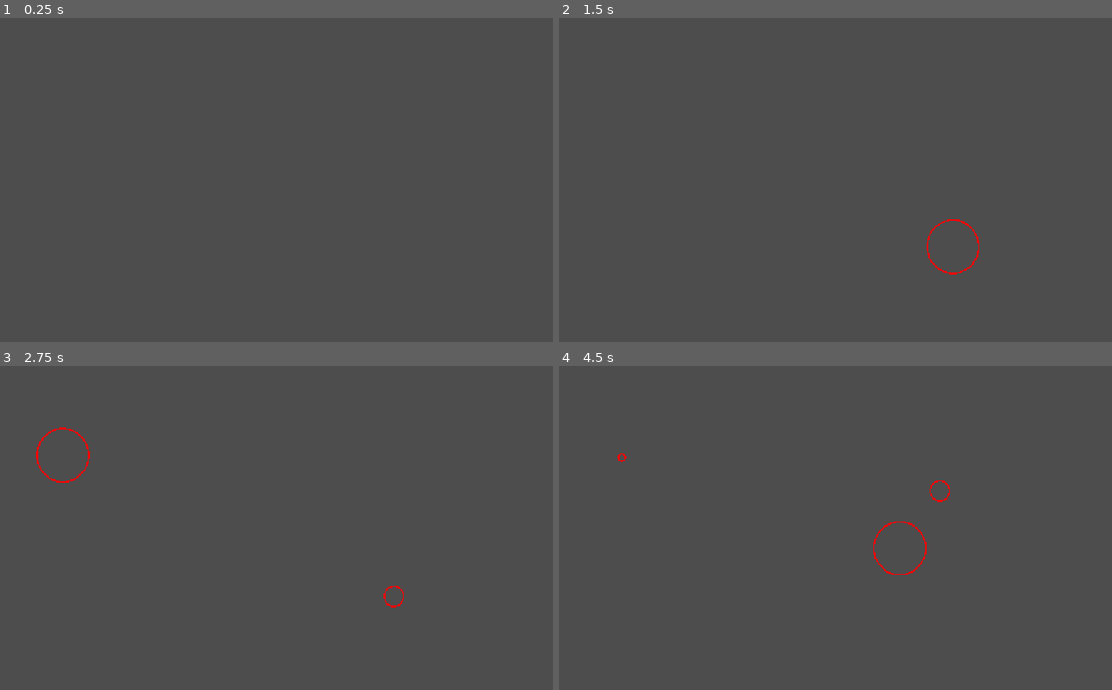
Above: before the commit, frames 1-4 (two rows, left to right).
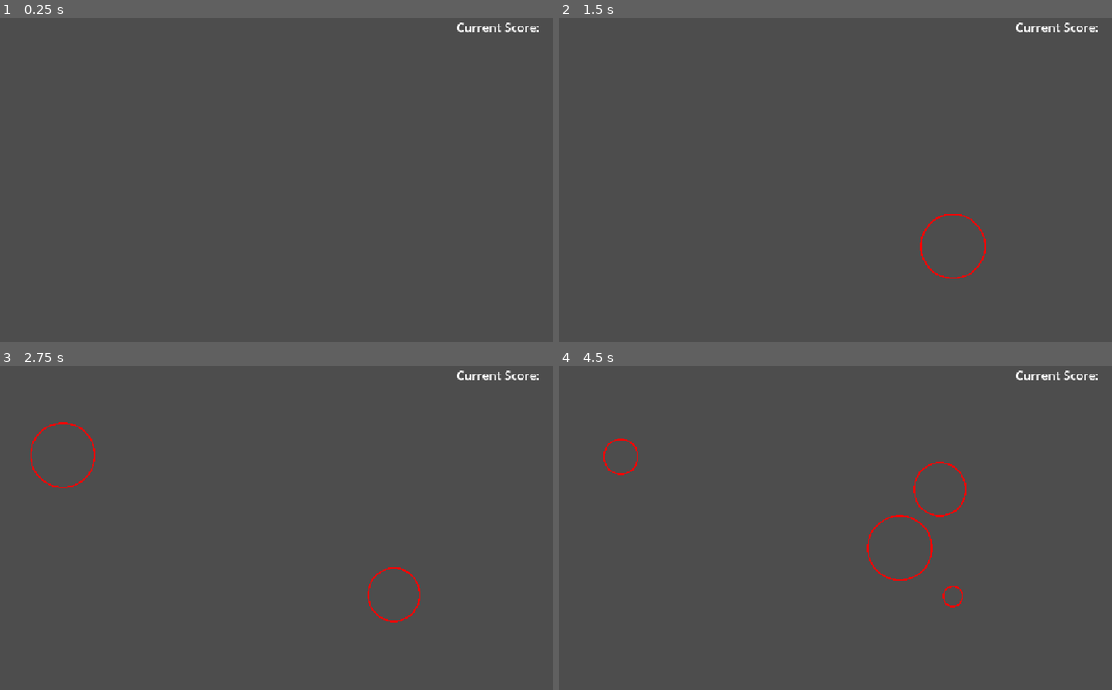
Above: after the commit, the same moments.

Repository: A-Random-Panda/Cataclysmic-Bonsai
Game: Godot game, scene res://music minigame/music.tscn
Same seed, same stepped clock (60 frames per second), same inputs: the game is played once before the commit and once after it. This scene is started directly instead of the project's main scene.
Inputs (mouse positions are in pixels of both pictures, inside the frame that each line leads up to):
- Up to frame 1 (0.25 s): no input
- Up to frame 2 (1.5 s): tap Enter at 0.5 s; move the mouse to (946, 160) at 0.52 s; hold D (right) 0.53-1.28 s; tap Q (drop) at 0.6, 1.35 s; tap Space at 1.25 s; move the mouse to (691, 196) at 1.27 s; hold Down (down) from 1.28 s (still down)
- Up to frame 3 (2.75 s): move the mouse to (315, 453) at 2.02 s; release Down (down) at 2.03 s; hold D (right) from 2.03 s (still down); tap Q (drop) at 2.1 s
- Up to frame 4 (4.5 s): tap Enter at 2.75 s; move the mouse to (780, 592) at 2.77 s; release D (right) at 2.78 s; hold W (up) 2.78-3.53 s; tap Q (drop) at 2.85, 3.6, 4.35 s; move the mouse to (990, 576) at 3.52 s; hold A (left) from 3.53 s (still down); move the mouse to (630, 476) at 4.27 s

The runs differ from the first frame. In frame 1, 0.2% of the frame differs, in the area x 82-98%, y 1-5%; in frame 2, 0.5%; in frame 3, 0.7%; in frame 4, 0.8%, in the area x 8-98%, y 1-75%.

Commit message:
music minigame finished (no integration with main scene yet)

Diff:
--- a/music minigame/music.gd
+++ b/music minigame/music.gd
@@ -4,6 +4,10 @@
 @onready var notes_animation: PackedScene = preload("res://music minigame/notes.tscn")
 var timer: float = 0
 var notes_list: Array = []
+var score: int = 0
+var animation_timer: float = 0
+var audio_list: Array = []
+var audio_index: int = 0
 
 func random_spawnpoint(p1: Vector2, p2:Vector2) -> Vector2:
 	var x_value: float = randf_range(p1.x,p2.x)
@@ -12,21 +16,38 @@
 	return(random_point)
 # Called when the node enters the scene tree for the first time.
 func _ready() -> void:
-	pass # Replace with function body.
-
+	audio_list = [$C1, $D, $E, $F, $G, $A, $B, $C2]
 
 # Called every frame. 'delta' is the elapsed time since the previous frame.
 func _process(delta: float) -> void:
 	timer += delta
-	if timer > 1:
+	animation_timer += delta
+	if (timer > 1 and animation_timer < 5 ) or (timer > 0.7 and animation_timer >= 5 and animation_timer < 13) or (timer > 0.3 and animation_timer >= 13 and animation_timer < 20):
 		spawn_notes()
-		print ("hi")
 		timer = 0
-	for i in notes_list:
-		var animated_sprite: AnimatedSprite2D = i.get_node("AnimatedSprite2D")
-		if not animated_sprite.is_playing():
-			notes_list.erase(i)
-			i.queue_free()
+	if len(notes_list) > 0 :
+		for i in notes_list:
+			var animated_sprite: AnimatedSprite2D = i.get_node("AnimatedSprite2D")
+			if not animated_sprite.is_playing():
+				score -= 1
+				$Label.text = ("Curent score " + str(score))
+				notes_list.erase(i)
+				i.queue_free()
+			if animation_timer > 5:
+				animated_sprite.sprite_frames.set_animation_speed("default",5)
+			if animation_timer > 15:
+				animated_sprite.sprite_frames.set_animation_speed("default",8)
+
+func _on_mouse_entered(note: Node2D) -> void:
+	score += 1
+	if audio_index == 8:
+		audio_index = 0
+	audio_list[audio_index].play()
+	audio_index += 1
+	$Label.text = ("Curent score " + str(score))
+	notes_list.erase(note)
+	note.queue_free()
+
 
 
 
@@ -36,3 +57,5 @@
 	var spawn_location: Vector2 = random_spawnpoint(corner_1, corner_2)
 	notes.set_position(spawn_location)
 	notes_list.append(notes)
+	var area2d: Area2D = notes.get_node("AnimatedSprite2D/Area2D")
+	area2d.mouse_entered.connect(_on_mouse_entered.bind(notes))
--- a/music minigame/music.tscn
+++ b/music minigame/music.tscn
@@ -1,6 +1,46 @@
 [gd_scene format=3 uid="uid://b1lf7lnigspiw"]
 
 [ext_resource type="Script" uid="uid://dwbu4k7qc5thb" path="res://music minigame/music.gd" id="1_xhx16"]
+[ext_resource type="AudioStream" uid="uid://dytnhbakujstd" path="res://assets/sounds/C.ogg" id="2_h7ajh"]
+[ext_resource type="AudioStream" uid="uid://cdi46cxd2ntnp" path="res://assets/sounds/D.ogg" id="3_pq6pi"]
+[ext_resource type="AudioStream" uid="uid://higg5hnd4ldk" path="res://assets/sounds/E.ogg" id="4_0rbk5"]
+[ext_resource type="AudioStream" uid="uid://ct5nshprjyprn" path="res://assets/sounds/F.ogg" id="5_vs14l"]
+[ext_resource type="AudioStream" uid="uid://b2ywpm8nouuqd" path="res://assets/sounds/G.ogg" id="6_5j1ya"]
+[ext_resource type="AudioStream" uid="uid://bb06iga7h1tgf" path="res://assets/sounds/A.ogg" id="7_0bngy"]
+[ext_resource type="AudioStream" uid="uid://cgqmqtv5u26r3" path="res://assets/sounds/B.ogg" id="8_nbd8f"]
+[ext_resource type="AudioStream" uid="uid://chr2bbr7btepk" path="res://assets/sounds/C2.ogg" id="9_5ajmt"]
 
 [node name="Music" type="Node2D" unique_id=485553916]
 script = ExtResource("1_xhx16")
+
+[node name="Label" type="Label" parent="." unique_id=194916241]
+offset_left = 967.0
+offset_top = 18.0
+offset_right = 1118.0
+offset_bottom = 48.0
+theme_override_font_sizes/font_size = 23
+text = "Current Score: "
+
+[node name="C1" type="AudioStreamPlayer2D" parent="." unique_id=1156187132]
+stream = ExtResource("2_h7ajh")
+
+[node name="D" type="AudioStreamPlayer2D" parent="." unique_id=551199318]
+stream = ExtResource("3_pq6pi")
+
+[node name="E" type="AudioStreamPlayer2D" parent="." unique_id=1237470813]
+stream = ExtResource("4_0rbk5")
+
+[node name="F" type="AudioStreamPlayer2D" parent="." unique_id=1417256625]
+stream = ExtResource("5_vs14l")
+
+[node name="G" type="AudioStreamPlayer2D" parent="." unique_id=1315446238]
+stream = ExtResource("6_5j1ya")
+
+[node name="A" type="AudioStreamPlayer2D" parent="." unique_id=386797076]
+stream = ExtResource("7_0bngy")
+
+[node name="B" type="AudioStreamPlayer2D" parent="." unique_id=1686736778]
+stream = ExtResource("8_nbd8f")
+
+[node name="C2" type="AudioStreamPlayer2D" parent="." unique_id=283141193]
+stream = ExtResource("9_5ajmt")
--- /dev/null
+++ b/music minigame/notes.gd
@@ -0,0 +1,20 @@
+extends Node2D
+
+
+
+
+# Called when the node enters the scene tree for the first time.
+func _ready() -> void:
+	$AnimatedSprite2D/Area2D/CollisionShape2D.shape = $AnimatedSprite2D/Area2D/CollisionShape2D.shape.duplicate()
+
+
+# Called every frame. 'delta' is the elapsed time since the previous frame.
+func _process(delta: float) -> void:
+	if $AnimatedSprite2D.frame == 2:
+		$AnimatedSprite2D/Area2D/CollisionShape2D.shape.radius = 35
+	elif $AnimatedSprite2D.frame == 3:
+		$AnimatedSprite2D/Area2D/CollisionShape2D.shape.radius = 25
+	elif $AnimatedSprite2D.frame == 4:
+		$AnimatedSprite2D/Area2D/CollisionShape2D.shape.radius = 10
+	elif $AnimatedSprite2D.frame == 5:
+		$AnimatedSprite2D/Area2D/CollisionShape2D.shape.radius = 1
--- a/music minigame/notes.tscn
+++ b/music minigame/notes.tscn
@@ -1,5 +1,6 @@
 [gd_scene format=3 uid="uid://cdp4w7nqll4o5"]
 
+[ext_resource type="Script" uid="uid://b5670bb0onhou" path="res://music minigame/notes.gd" id="1_2a25p"]
 [ext_resource type="Texture2D" uid="uid://oyry7waxk5ca" path="res://assets/New Piskel (7).png" id="1_7hqtv"]
 
 [sub_resource type="AtlasTexture" id="AtlasTexture_7cwte"]
@@ -42,11 +43,20 @@
 }],
 "loop": 0,
 "name": &"default",
-"speed": 2.0
+"speed": 1.0
 }]
 
+[sub_resource type="CircleShape2D" id="CircleShape2D_vemod"]
+radius = 61.03278
+
 [node name="Notes" type="Node2D" unique_id=567616073]
+script = ExtResource("1_2a25p")
 
 [node name="AnimatedSprite2D" type="AnimatedSprite2D" parent="." unique_id=1318951457]
 sprite_frames = SubResource("SpriteFrames_vemod")
 autoplay = "default"
+
+[node name="Area2D" type="Area2D" parent="AnimatedSprite2D" unique_id=309975672]
+
+[node name="CollisionShape2D" type="CollisionShape2D" parent="AnimatedSprite2D/Area2D" unique_id=1549381320]
+shape = SubResource("CircleShape2D_vemod")
Not shown, added: assets/sounds/A.ogg.import
Not shown, added: assets/sounds/B.ogg.import
Not shown, added: assets/sounds/C.ogg.import
Not shown, added: assets/sounds/C2.ogg.import
Not shown, added: assets/sounds/D.ogg.import
Not shown, added: assets/sounds/E.ogg.import
Not shown, added: assets/sounds/F.ogg.import
Not shown, added: assets/sounds/G.ogg.import
Not shown, added: music minigame/notes.gd.uid
Not shown, added: E.m4a
Not shown, added: assets/sounds/A.m4a
Not shown, added: assets/sounds/A.ogg
(and 14 more such lines)
